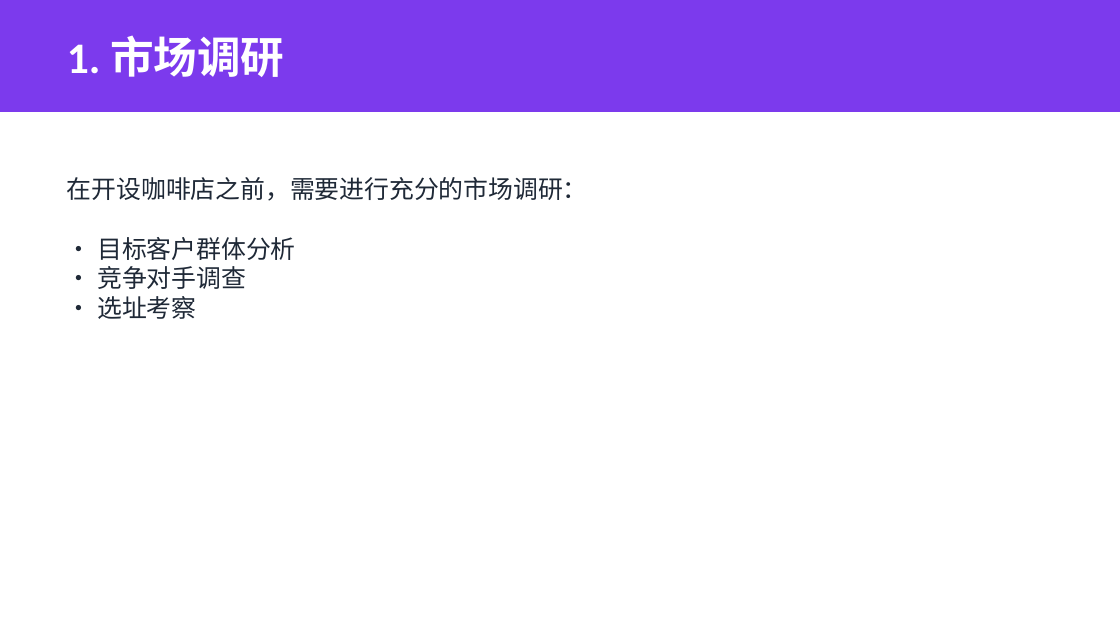
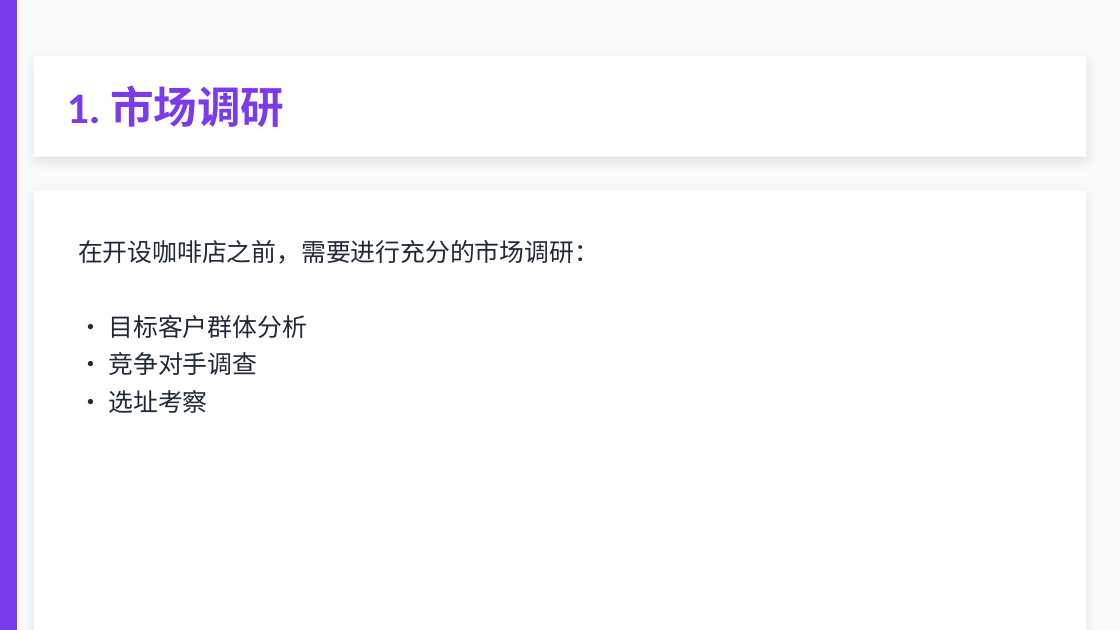
Before and after one commit to Yunhuani/zesai-business-hub, a slide deck: slide 2 of test-output.pptx. Drawn at 1120x630 pixels with LibreOffice and Linux fonts; fonts in the diff are those of the drawing. Boxes give left, top, right and bottom in pixels: in the first picture for what was removed or moved away, otherwise in the second. Text is boxed around its words. In the diff, an @@ line names an element or a change of style, - is before the commit and + after.

```diff
--- a/test-output.pptx
+++ b/test-output.pptx
@@ background #FFFFFF to #F9FAFB @@
@@ rectangle: place and size @@
-rectangle at <box>0,0,1120,112</box>
+rectangle at <box>0,0,17,630</box>
@@ rectangle added at <box>34,56,1086,157</box>, fill #FFFFFF @@
@@ text "1. 市场调研": place and size @@
-text "1. 市场调研" at <box>67,35,284,77</box>
+text "1. 市场调研" at <box>67,85,284,127</box>
@@ text "1. 市场调研" at <box>67,85,284,127</box>: text colour #FFFFFF to #7C3AED @@
@@ rectangle added at <box>34,190,1086,630</box>, fill #FFFFFF @@
@@ text "在开设咖啡店之前，需要进行充分的市场调研：": place and size @@
-text "在开设咖啡店之前，需要进行充分的市场调研：" at <box>67,177,588,319</box>
+text "在开设咖啡店之前，需要进行充分的市场调研：" at <box>78,240,599,413</box>
@@ text "在开设咖啡店之前，需要进行充分的市场调研：" at <box>78,240,599,413</box>: line spacing 1 to 24pt @@
```
Also in this commit, not shown: 7 other slides changed, 6 other files.
